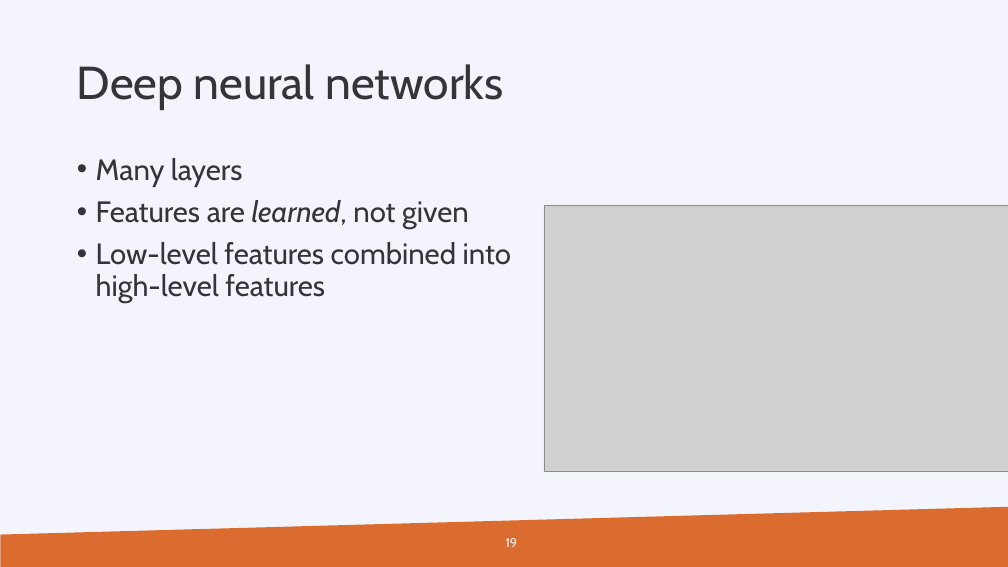
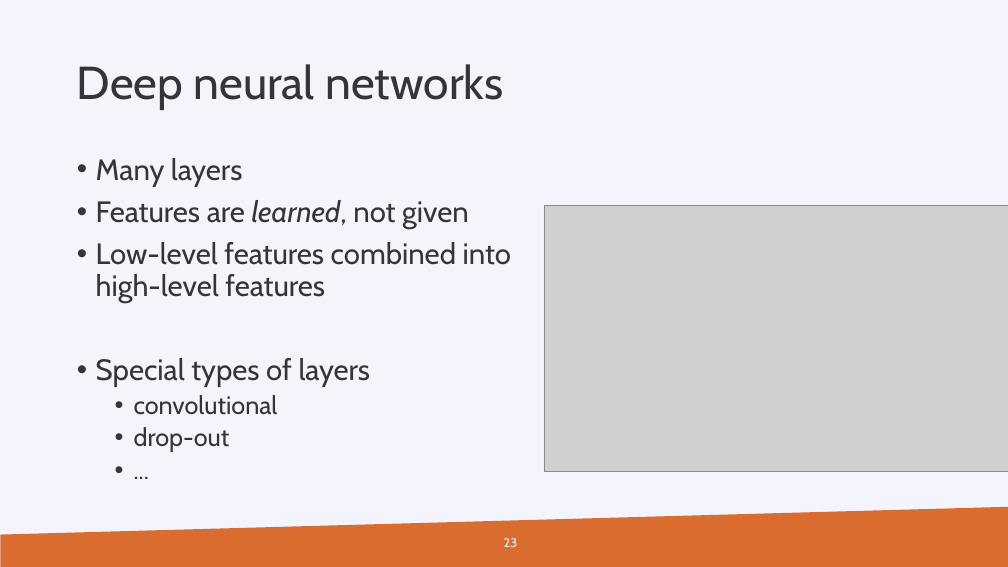
Before and after one commit to gjbex/PRACE_ML, a slide deck: slide 23 of prace_days_ml_2019.pptx (slide 19 before the commit). Drawn at 1008x567 pixels with LibreOffice and Linux fonts; fonts in the diff are those of the drawing; grey boxes stand for pictures; background and template pictures are left out. Boxes give left, top, right and bottom in pixels: in the first picture for what was removed or moved away, otherwise in the second. Text is boxed around its words. In the diff, an @@ line names an element or a change of style, - is before the commit and + after.

```diff
--- a/prace_days_ml_2019.pptx
+++ b/prace_days_ml_2019.pptx
@@ text at <box>96,358,371,452</box>: paragraphs added @@
+• Special types of layers
+  • convolutional
+  • drop-out
+  • ...
@@ page number at <box>504,538,517,547</box>: text changed @@
-19
+23
```
Also in this commit, not shown: 2 other slides changed, 2 slides added, 1 slide removed.
